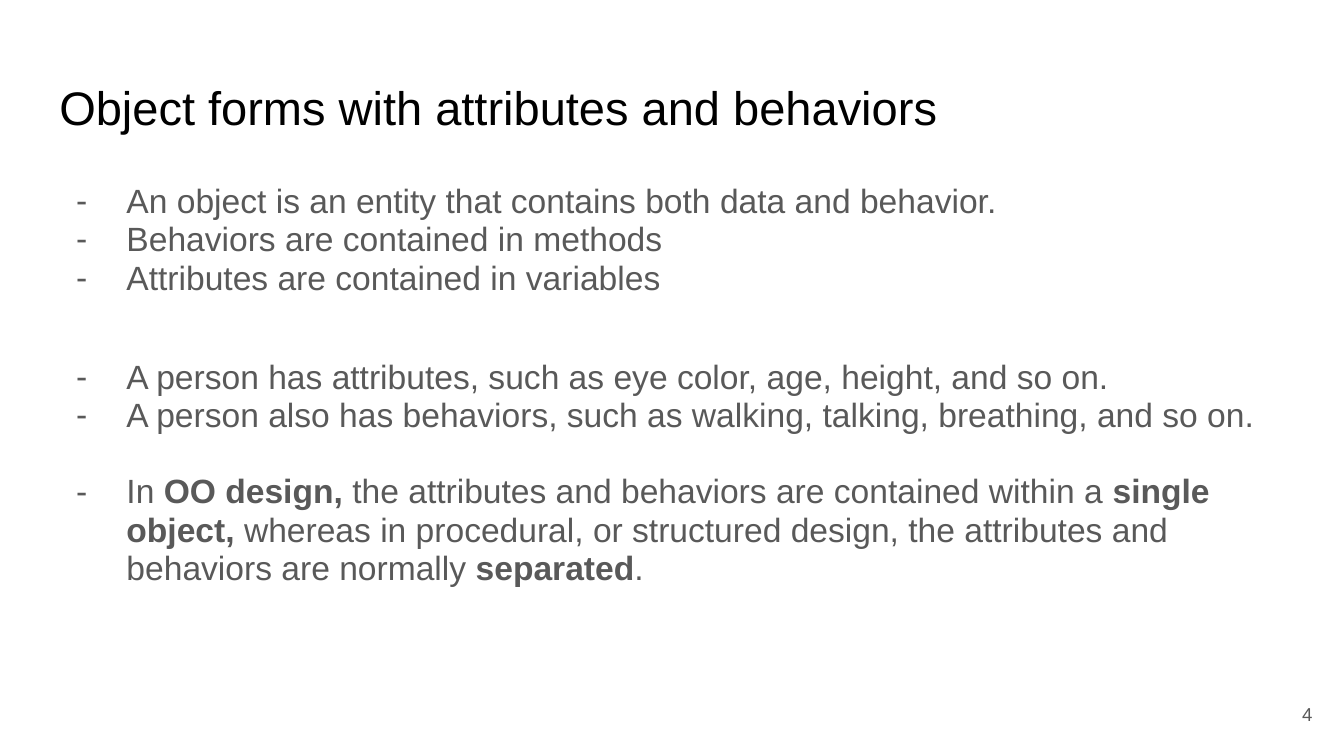
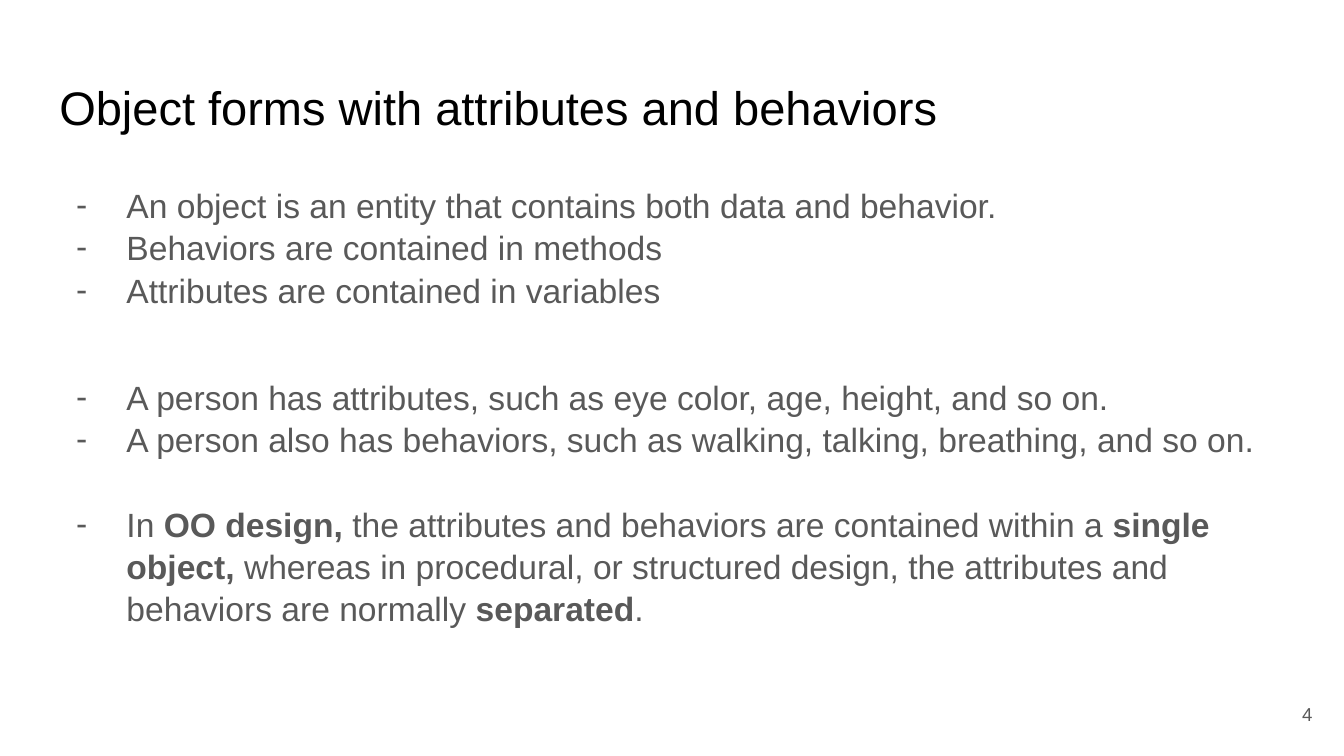
Before and after one commit to saeedsiddik/OOP_2025, a slide deck: slide 4 of Object Oriented Thoughts.pptx. Drawn at 1344x756 pixels with LibreOffice and Linux fonts; fonts in the diff are those of the drawing. Boxes give left, top, right and bottom in pixels: in the first picture for what was removed or moved away, otherwise in the second. Text is boxed around its words. In the diff, an @@ line names an element or a change of style, - is before the commit and + after.

Commit message:
Added method overloading, construction chaining, and others

```diff
--- a/Object Oriented Thoughts.pptx
+++ b/Object Oriented Thoughts.pptx
@@ text "An object is an entity ..." at [126,193,1254,627]: line spacing 0.95 to 1.05 @@
```
Also in this commit, not shown: 3 other slides changed, 30 slides added, 3 slides removed.
